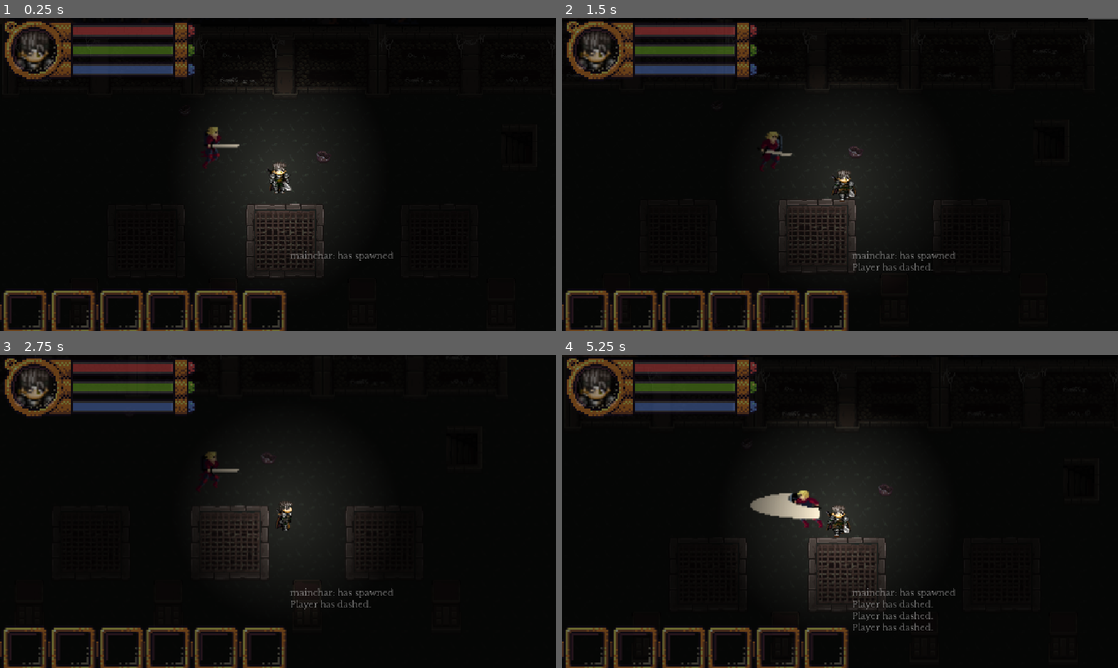
Above: before the commit, frames 1-4 (two rows, left to right).
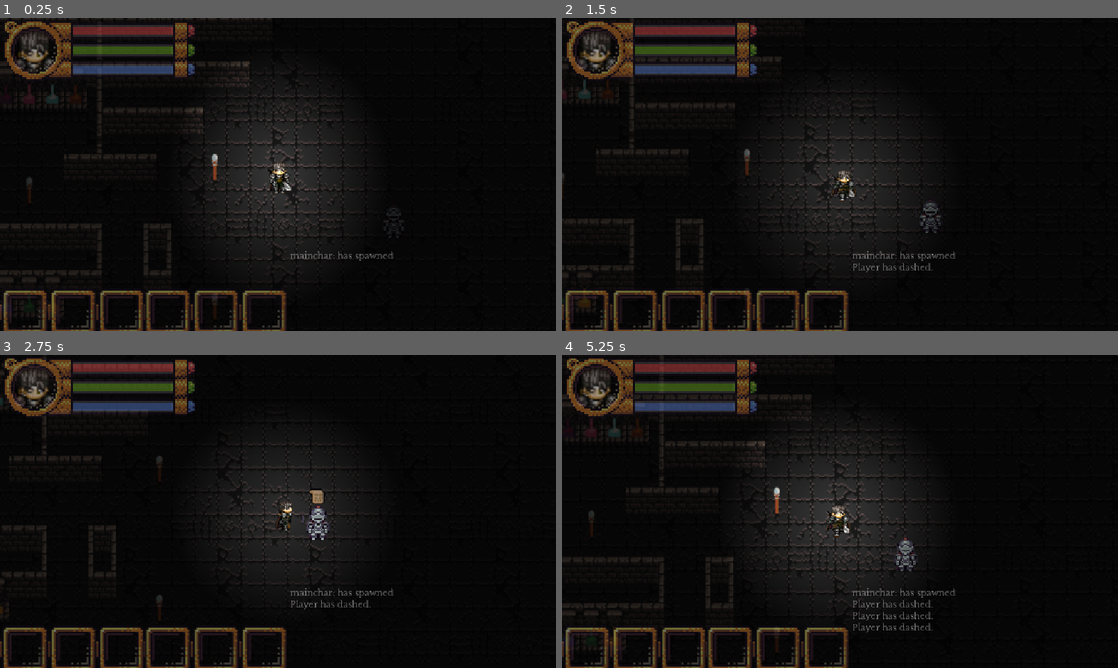
Above: after the commit, the same moments.

Repository: bbm-games/dankcryptic
Game: Godot game, scene res://game.tscn
The game is run twice, just before and just after one commit, with the same random seed, the same clock (stepped at 60 frames per second) and the same inputs. This scene is started directly instead of the project's main scene.
Inputs (mouse positions are in pixels of both pictures, inside the frame that each line leads up to):
- Up to frame 1 (0.25 s): no input
- Up to frame 2 (1.5 s): move the mouse to (962, 158) at 0.52 s; hold D (walk_right) 0.53-1.28 s; click (962, 158) at 0.6 s; move the mouse to (728, 190) at 1.27 s; hold S (walk_down) from 1.28 s (still down); tap Space (dash) at 1.35 s
- Up to frame 3 (2.75 s): move the mouse to (333, 442) at 2.02 s; release S (walk_down) at 2.03 s; hold D (walk_right) from 2.03 s (still down); click (333, 442) at 2.1 s
- Up to frame 4 (5.25 s): move the mouse to (812, 574) at 2.77 s; release D (walk_right) at 2.78 s; hold W (walk_up) 2.78-3.53 s; tap Space (dash) at 2.85, 4.35 s; move the mouse to (1006, 558) at 3.52 s; hold A (walk_left) 3.53-5.03 s; click (1006, 558) at 3.6 s; move the mouse to (673, 464) at 4.27 s; move the mouse to (867, 511) at 5.02 s; hold S (walk_down) from 5.03 s (still down); click (867, 511) at 5.1 s

The runs differ from the first frame. In frame 1, 3.6% of the frame differs, in the area x 0-73%, y 0-96%; in frame 2, 2.7%; in frame 3, 1.9%; in frame 4, 4.3%, in the area x 0-66%, y 0-95%.

Commit message:
added chat box

Diff:
--- a/boss1.gd
+++ b/boss1.gd
@@ -1,4 +1,5 @@
 extends Node2D
+var bossBody
 var bossSprite
 var light
 var rng
@@ -11,7 +12,9 @@
 	rng = RandomNumberGenerator.new()
 	tileMap = get_node('TileMap')
 
-	bossSprite = get_node("boss")
+	bossBody = get_node("boss")
+	bossSprite = bossBody.get_node('bossSprite')
+
 	# start the boss up on idle animation
 	bossSprite.play('idle')
 
@@ -38,11 +41,10 @@
 # Called every frame. 'delta' is the elapsed time since the previous frame.
 func _process(delta):
 
-
 	# have the boss move towards the player
 	if bossInitiated:
 		# get the direction vector
-		var vec = playerBody.get_position() - bossSprite.get_position()
+		var vec = playerBody.get_position() - bossBody.get_position()
 		# if player is on left side of the boss
 		if vec.x <= 0:
 			turn_left()
@@ -55,7 +57,7 @@
 			bossSprite.play('attack')
 		else:
 			# start moving in that direction
-			bossSprite.set_position(bossSprite.get_position() + 0.4 * vec.normalized())
+			bossBody.move_and_collide(0.4 * vec.normalized())
 			# wait till last animation finished before you start run animation
 			if bossSprite.get_frame() == 0:
 				bossSprite.play('run')
--- a/boss1.tscn
+++ b/boss1.tscn
@@ -3972,6 +3972,9 @@
 "speed": 10.0
 }]
 
+[sub_resource type="RectangleShape2D" id="RectangleShape2D_313mk"]
+size = Vector2(40, 48)
+
 [node name="Node2D" type="Node2D"]
 script = ExtResource("1_nbxro")
 
@@ -4003,16 +4006,22 @@
 layer_3/z_index = 3
 layer_3/tile_data = PackedInt32Array()
 
-[node name="boss" type="AnimatedSprite2D" parent="."]
+[node name="boss" type="CharacterBody2D" parent="."]
+position = Vector2(217, 130)
+
+[node name="bossSprite" type="AnimatedSprite2D" parent="boss"]
 modulate = Color(0.152941, 0.152941, 0.152941, 1)
 z_index = 3
-position = Vector2(217, 130)
 scale = Vector2(1.46875, 1.46875)
 sprite_frames = SubResource("SpriteFrames_xagy4")
 animation = &"attack"
 frame = 6
 frame_progress = 0.408471
 
+[node name="CollisionShape2D" type="CollisionShape2D" parent="boss"]
+position = Vector2(-5, -2)
+shape = SubResource("RectangleShape2D_313mk")
+
 [node name="AudioStreamPlayer" type="AudioStreamPlayer" parent="."]
 stream = ExtResource("9_5my3a")
 volume_db = -10.0
--- a/dungeon.tscn
+++ b/dungeon.tscn
@@ -1,7 +1,9 @@
-[gd_scene load_steps=7 format=3 uid="uid://bulhn4rc843jq"]
-
-[ext_resource type="Texture2D" uid="uid://7mr23lprj7n3" path="res://assets/neutral.webp" id="2_ob0xe"]
+[gd_scene load_steps=11 format=3 uid="uid://bulhn4rc843jq"]
+
+[ext_resource type="Texture2D" uid="uid://bt5e0mken3goj" path="res://assets/griffith.png" id="3_jv5tp"]
 [ext_resource type="AudioStream" uid="uid://ck0isojkyewou" path="res://assets/main.mp3" id="3_qhh2k"]
+[ext_resource type="Script" path="res://npc1.gd" id="3_rao3l"]
+[ext_resource type="Texture2D" uid="uid://cpgipefc7y1ek" path="res://assets/chaticon.png" id="5_xhq85"]
 [ext_resource type="Texture2D" uid="uid://dtcm1ghr12nia" path="res://assets/DarkDungeon.png" id="DarkDungeon"]
 
 [sub_resource type="PhysicsMaterial" id="PhysicsMaterial_gdev4"]
@@ -341,10 +343,16 @@
 physics_layer_0/physics_material = SubResource("PhysicsMaterial_gdev4")
 sources/0 = SubResource("TileSetAtlasSource_0")
 
+[sub_resource type="RectangleShape2D" id="RectangleShape2D_bp8pf"]
+size = Vector2(29, 38)
+
+[sub_resource type="CircleShape2D" id="CircleShape2D_gn28i"]
+radius = 26.0
+
 [node name="Node2D" type="Node2D"]
 
 [node name="dungeon" type="TileMap" parent="."]
-modulate = Color(0.403922, 0.403922, 0.403922, 1)
+modulate = Color(0.196078, 0.196078, 0.196078, 1)
 z_index = 1
 y_sort_enabled = true
 position = Vector2(-93, -44)
@@ -361,13 +369,37 @@
 layer_1/z_index = 1
 layer_1/tile_data = PackedInt32Array(8, 131072, 0, 12, 262144, 8, 65536, 262144, 1, 65537, 327680, 1, 65538, 393216, 1, …(2489 unchanged characters)…
 
-[node name="PointLight2D" type="PointLight2D" parent="."]
-position = Vector2(288, 160)
-energy = 2.0
-texture = ExtResource("2_ob0xe")
-
 [node name="AudioStreamPlayer" type="AudioStreamPlayer" parent="."]
 stream = ExtResource("3_qhh2k")
 volume_db = -10.0
 autoplay = true
 bus = &"Music"
+
+[node name="npc1" type="CharacterBody2D" parent="."]
+modulate = Color(0.129412, 0.129412, 0.129412, 1)
+z_index = 2
+position = Vector2(409, 202)
+script = ExtResource("3_rao3l")
+
+[node name="npc1sprite" type="Sprite2D" parent="npc1"]
+scale = Vector2(0.07375, 0.0683333)
+texture = ExtResource("3_jv5tp")
+hframes = 3
+frame = 1
+
+[node name="CollisionShape2D" type="CollisionShape2D" parent="npc1"]
+position = Vector2(1.5, 2)
+shape = SubResource("RectangleShape2D_bp8pf")
+
+[node name="chatIcon" type="Sprite2D" parent="npc1"]
+position = Vector2(0, -25)
+texture = ExtResource("5_xhq85")
+
+[node name="npcBoundary" type="Area2D" parent="npc1"]
+collision_mask = 2
+
+[node name="CollisionShape2D" type="CollisionShape2D" parent="npc1/npcBoundary"]
+shape = SubResource("CircleShape2D_gn28i")
+
+[connection signal="body_entered" from="npc1/npcBoundary" to="npc1" method="_on_npc_boundary_body_entered"]
+[connection signal="body_shape_exited" from="npc1/npcBoundary" to="npc1" method="_on_npc_boundary_body_shape_exited"]
--- a/game.gd
+++ b/game.gd
@@ -83,8 +83,9 @@
 	optionsMenu.add_child(options_scene)
 	optionsMenu.get_node("Node2D/CanvasLayer").hide()
 
-	# load in boss battle scene
-	var scene_resource = ResourceLoader.load(boss1ScenePath)
+	# load in actual game map
+	#var scene_resource = ResourceLoader.load(boss1ScenePath)
+	var scene_resource = ResourceLoader.load(dungeonScenePath)
 	var scene = scene_resource.instantiate()
 	currentMap = self.get_node("currentMap")
 	currentMap.add_child(scene)
--- a/game.tscn
+++ b/game.tscn
@@ -233,6 +233,7 @@
 color = Color(0.34902, 0.494118, 0.815686, 1)
 
 [node name="chatBox" type="RichTextLabel" parent="HUDLayer/CanvasGroup"]
+unique_name_in_owner = true
 offset_left = 300.0
 offset_top = 240.0
 offset_right = 575.0
@@ -268,6 +269,7 @@
 z_index = 3
 y_sort_enabled = true
 position = Vector2(297, 156)
+collision_layer = 3
 platform_wall_layers = 1
 
 [node name="CollisionShape2D" type="CollisionShape2D" parent="player"]
--- /dev/null
+++ b/npc1.gd
@@ -0,0 +1,38 @@
+extends CharacterBody2D
+
+var chatting
+var etime
+var chatIcon
+var boundary
+var viscinity
+
+func _ready():
+	etime = 0
+	chatting = false
+	viscinity = false
+	chatIcon = get_node('chatIcon')
+	chatIcon.hide()
+	boundary = get_node("npcBoundary")
+
+func _process(delta):
+	pass
+
+
+func _physics_process(delta):
+	etime = etime + delta
+	if not viscinity:
+		# make character move back and forth
+		if int(etime) % 5:
+			move_and_collide(Vector2(-1,0) * 0.4)
+		else:
+			move_and_collide(Vector2(1,0) * 0.4)
+	# if object has collided
+	else:
+		pass
+func _on_npc_boundary_body_entered(body):
+	chatIcon.show()
+	viscinity = true
+
+func _on_npc_boundary_body_shape_exited(body_rid, body, body_shape_index, local_shape_index):
+	chatIcon.hide()
+	viscinity = false
Renamed: assets/Item__38.png -> assets/chaticon.png
Not shown, changed: assets/chaticon.png.import
Not shown: 1 places in boss1.tscn that only renumber resources
